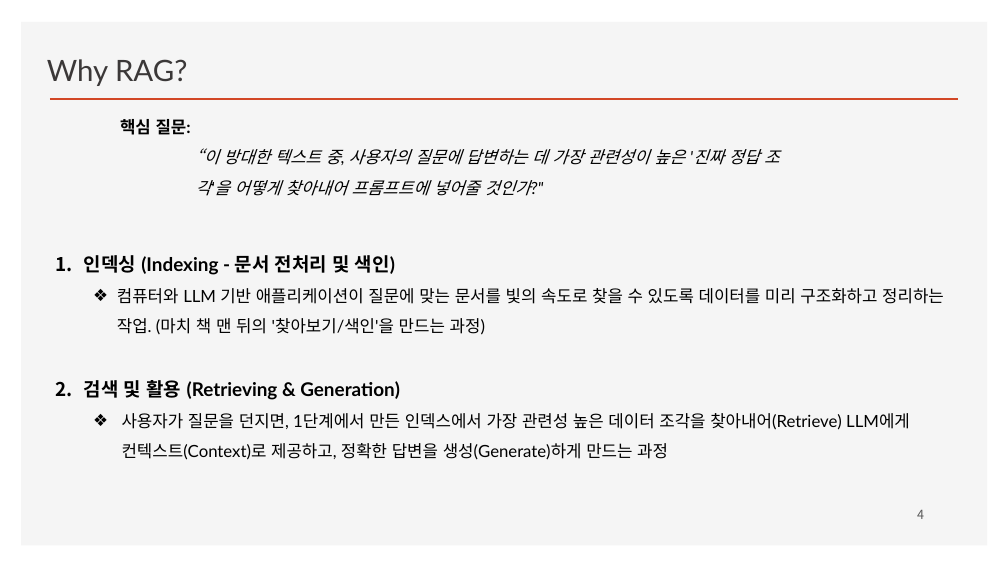
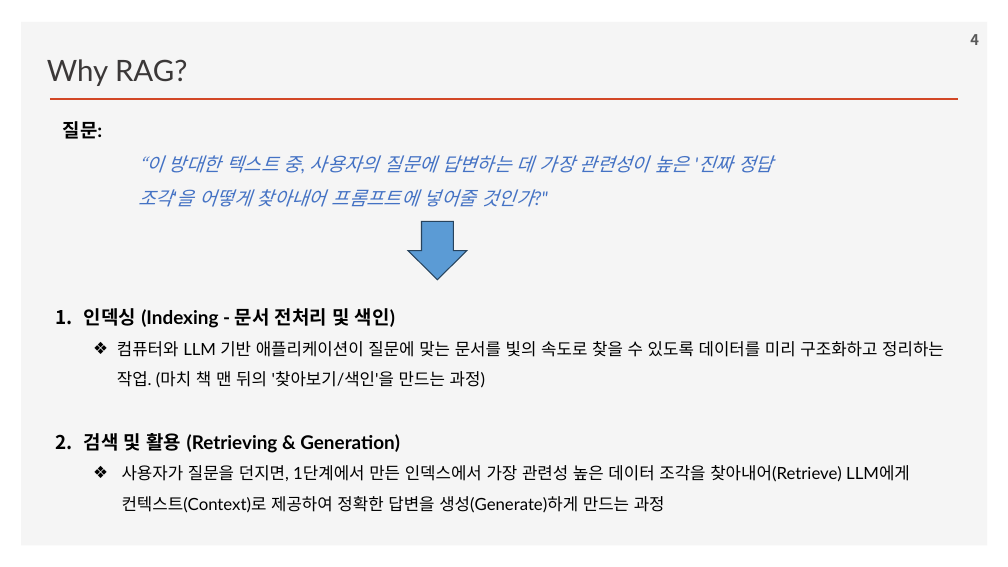
Before and after one commit to ancestor9/2026_Fall_Learning-Langchain-AI-Agent, a slide deck: slide 4 of CHAPTER 2 RAG Part I_Indexing Your Data.pptx. Drawn at 1008x567 pixels with LibreOffice and Linux fonts; fonts in the diff are those of the drawing; background and template pictures are left out. Boxes give left, top, right and bottom in pixels: in the first picture for what was removed or moved away, otherwise in the second. Text is boxed around its words. In the diff, an @@ line names an element or a change of style, - is before the commit and + after.

```diff
--- a/CHAPTER 2 RAG Part I_Indexing Your Data.pptx
+++ b/CHAPTER 2 RAG Part I_Indexing Your Data.pptx
@@ page number: place and size @@
-page number at [917,510,924,519]
+page number at [970,34,979,45]
@@ page number at [970,34,979,45]: size 12 to 14 pt, bold on @@
@@ text "질문:": place and size @@
-text "질문:" at [120,119,779,196]
+text "질문:" at [63,121,773,207]
@@ text at [63,121,103,139]: text changed; size 16 to 18 pt @@
-핵심 질문:
+질문:
@@ text at [138,155,773,207]: size 16 to 18 pt, text colour #000000 to #4472C4 @@
@@ down arrow added at [408,222,467,280], fill #5B9BD5, outline #28445D 1 pt @@
@@ text "인덱싱 (Indexing - 문서 전처리 ...": place and size @@
-text "인덱싱 (Indexing - 문서 전처리 ..." at [84,255,944,460]
+text "인덱싱 (Indexing - 문서 전처리 ..." at [84,308,944,513]
@@ text at [122,465,910,513]: text changed @@
-  ❖ 사용자가 질문을 던지면, 1단계에서 만든 인덱스에서 가장 관련성 높은 데이터 조각을 찾아내어(Retrieve) LLM에게 컨텍스트(Context)로 제공하고, 정확한 답변을 생성(Generate)하게 만드는 과정
+  ❖ 사용자가 질문을 던지면, 1단계에서 만든 인덱스에서 가장 관련성 높은 데이터 조각을 찾아내어(Retrieve) LLM에게 컨텍스트(Context)로 제공하여 정확한 답변을 생성(Generate)하게 만드는 과정
```
Also in this commit, not shown: 16 other slides changed, 3 slides removed.
